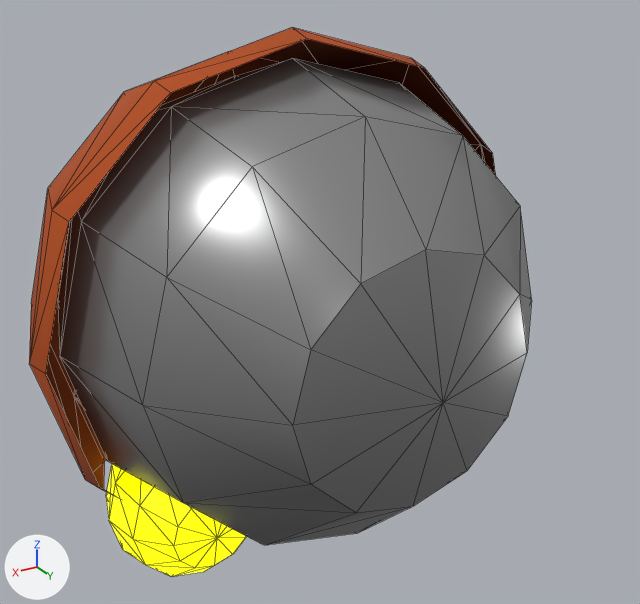
Renders of the OBJ model assets/models/rubio/low.obj from each side of a commit.
Before and after are seen from a 50 mm camera at (1.52, 2.71, 1.33) aimed at (-0.08, 0.05, 0.0). Arrows for +X, +Y and +Z are at lower left; the lights stay in place. Mesh edges are drawn as thin lines. Where no turn or scale is listed for an object, it has been applied to the vertices. Vertices at the same position are counted once.

The older version as bpy lines, for what is in view:
```python
mat_material_001 = principled_material('Material.001')
mat_material_001.base_color = (0.424, 0.0638, 0.0)  # brown #ae4700
mat_material_001.roughness = 0.85
mat_material_002 = principled_material('Material.002')
mat_material_002.base_color = (0.321, 0.321, 0.321)  # grey #9a9a9a
mat_material_002.metallic = 0.667
mat_material_002.roughness = 0.333
me_sphere = bpy.data.meshes.new('Sphere')
me_sphere.from_pydata(...)  # 65 vertices, 98 faces; spans x -1.0..1.0, y -1.0..0.1, z -1.0..1.0
me_sphere.materials.append(mat_material_001)  # brown #ae4700
me_sphere_001 = bpy.data.meshes.new('Sphere.001')
me_sphere_001.from_pydata(...)  # a UV sphere (12 segments, 6 rings, poles along y) spanning x -0.9..0.9, y -0.9..0.9, z -0.9..0.9
me_sphere_001.materials.append(mat_material_002)  # grey #9a9a9a
me_sphere_002 = bpy.data.meshes.new('Sphere.002')
me_sphere_002.from_pydata(...)  # a UV sphere (12 segments, 6 rings, poles along y) spanning x 0.2..0.8, y -0.3..0.3, z -1.0..-0.4
me_sphere_002.materials.append(mat_material_003)  # dark yellow #6c6c00
me_sphere_003 = bpy.data.meshes.new('Sphere.003')
me_sphere_003.from_pydata(...)  # a UV sphere (12 segments, 6 rings, poles along y) spanning x -0.8..-0.2, y -0.3..0.3, z -1.0..-0.4
me_sphere_003.materials.append(mat_material_003)  # dark yellow #6c6c00
ob_sphere = bpy.data.objects.new('Sphere', me_sphere)
ob_sphere.location = (0.0, 0.0, 0.0)
ob_sphere_001 = bpy.data.objects.new('Sphere.001', me_sphere_001)
ob_sphere_001.location = (0.0, 0.0, 0.0)
ob_sphere_002 = bpy.data.objects.new('Sphere.002', me_sphere_002)
ob_sphere_002.location = (0.0, 0.0, 0.0)
ob_sphere_003 = bpy.data.objects.new('Sphere.003', me_sphere_003)
ob_sphere_003.location = (0.0, 0.0, 0.0)
```
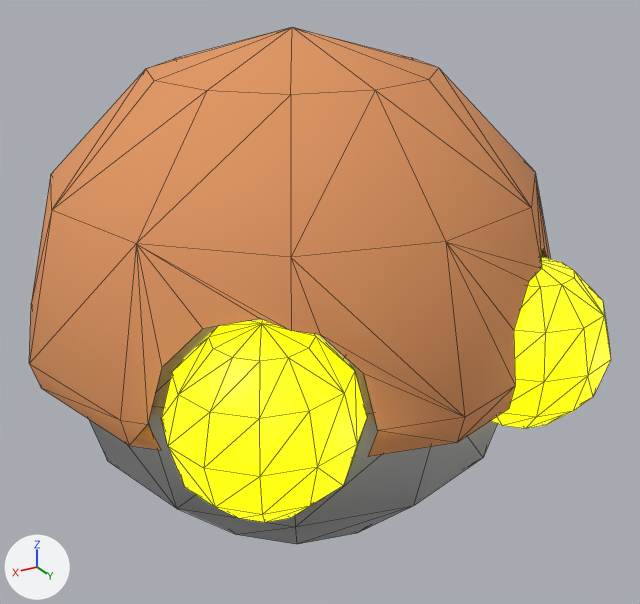
Location of each change, (x1, y1, x2, y2) in pixels of the pictures (640 x 604 px):
'Sphere.001', recoloured, reshaped: before (58, 58, 532, 545); after (89, 319, 497, 544)
'Sphere', recoloured, reshaped (brown to orange, 12% wider, 8% shorter): before (29, 28, 496, 496); after (29, 28, 550, 457)
'Sphere.003', reshaped (not visible before): after (161, 320, 367, 523)
'Sphere.002', reshaped: before (106, 464, 247, 576); after (491, 257, 611, 429)

Edits to the bpy script that builds the scene:
```text
Change mat_material_001:
    mat_material_001.base_color: (0.424, 0.0638, 0.0) -> (0.75, 0.304, 0.113)  # brown #ae4700 -> orange #e1965e
Change mat_material_002:
    mat_material_002.base_color: (0.321, 0.321, 0.321) -> (0.75, 0.75, 0.75)  # grey #9a9a9a -> light grey #e1e1e1
Change me_sphere:
    where me_sphere.from_pydata(...)  # 65 vertices, 98 faces; spans x -1.0..1.0, y -1.0..0.1, z -1.0..1.0
    used by ob_sphere; location = (0.0, 0.0, 0.0)
    me_sphere part 1: the whole mesh is multiplied about the mesh origin by the matrix ((-1.0, 0.0, 0.0), (0.0, 0.0, -1.0), (0.0, -1.0, 0.0))
Change me_sphere_001:
    where me_sphere_001.from_pydata(...)  # 62 vertices, 120 faces; spans x -0.9..0.9, y -0.9..0.9, z -0.9..0.9
    used by ob_sphere_001; location = (0.0, 0.0, 0.0)
    me_sphere_001 part 2: the whole mesh is multiplied about its middle by the matrix ((-1.0, 0.0, 0.0), (0.0, 0.0, -1.0), (0.0, -1.0, 0.0))
Change me_sphere_002:
    where me_sphere_002.from_pydata(...)  # 62 vertices, 120 faces; spans x 0.2..0.8, y -0.3..0.3, z -1.0..-0.4
    used by ob_sphere_002; location = (0.0, 0.0, 0.0)
    me_sphere_002 part 3: the whole mesh is multiplied about the mesh origin by the matrix ((-1.0, 0.0, 0.0), (0.0, 0.0, -1.0), (0.0, -1.0, 0.0))
Change me_sphere_003:
    where me_sphere_003.from_pydata(...)  # 62 vertices, 120 faces; spans x -0.8..-0.2, y -0.3..0.3, z -1.0..-0.4
    used by ob_sphere_003; location = (0.0, 0.0, 0.0)
    me_sphere_003 part 4: the whole mesh is multiplied about the mesh origin by the matrix ((-1.0, 0.0, 0.0), (0.0, 0.0, -1.0), (0.0, -1.0, 0.0))
```
